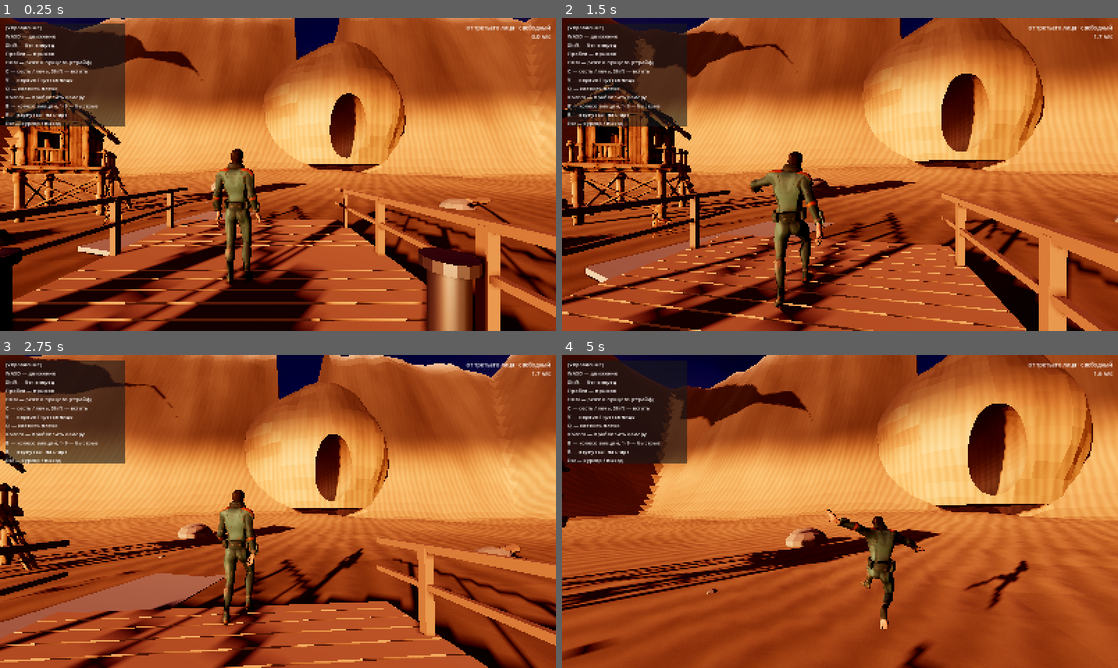
Above: before the commit, frames 1-4 (two rows, left to right).
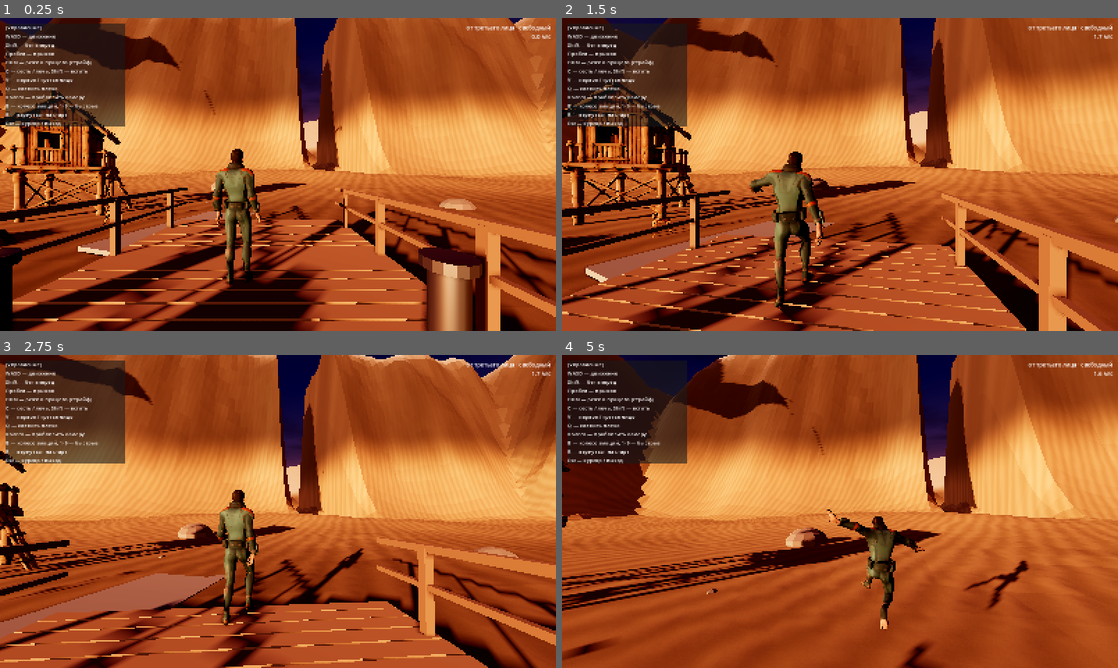
Above: after the commit, the same moments.

Repository: gazpromivanovic-boop/Sex
Game: Godot game, scene res://scenes/lobby.tscn
Two runs of this game, one before a commit and one after it. Both use one fixed random seed, a clock stepped at 60 frames per second and the inputs below.
Inputs (mouse positions are in pixels of both pictures, inside the frame that each line leads up to):
- Up to frame 1 (0.25 s): no input
- Up to frame 2 (1.5 s): move the mouse to (867, 174) at 0.52 s; hold W (move_forward) from 0.53 s (still down); tap B (emote_wheel) at 0.6 s; tap Space (jump) at 0.77 s; move the mouse to (812, 174) at 1.27 s; right-click (812, 174) at 1.35 s
- Up to frame 3 (2.75 s): keep holding W (move_forward); tap Space (jump) at 1.52 s; tap B (emote_wheel) at 1.55, 2.1 s; move the mouse to (289, 505) at 2.02 s
- Up to frame 4 (5 s): keep holding W (move_forward); move the mouse to (834, 517) at 2.77 s; tap C (pose_cycle) at 2.85 s; tap Space (jump) at 3.02, 3.77, 4.52 s; tap B (emote_wheel) at 3.05, 3.8, 4.55 s; move the mouse to (878, 514) at 3.52 s; hold Shift (sprint) 3.53-4.28 s; move the mouse to (795, 508) at 4.27 s; tap Q (swap_shoulder) at 4.35 s

The runs differ from the first frame. In frame 1, 11% of the frame differs, in the area x 0-100%, y 0-78%; in frame 2, 13%; in frame 3, 13%; in frame 4, 17%, in the area x 0-100%, y 0-72%.

Commit message:
Присланные модели в дело: камни, брёвна, трава, фонари
Арка убрана — остался проход между скалами, как и просили. Граница бухты теперь
извилистая: прямая давала правильный прямоугольник со скруглёнными углами, и
сверху это читалось ванной. Скалы изрезаны сильнее, горная гряда отодвинута и
уплотнена.

Мои самодельные коряги, фонарные столбы и трава из конусов уступили место
моделям. Расставляет их scatter.gd: место каждой копии находится лучом сверху
вниз, а не расчётом по формуле рельефа — формула живёт в сборочном скрипте
Blender, из игры до неё не дотянуться, и любая правка рельефа рассинхронизировала
бы расстановку.

Конвейер моделей теперь понимает obj и dae, а не только fbx, и — важное — отвязывает
объект от родителя перед запеканием трансформа. У FBX сверху обычно висит пустышка
со стократным масштабом; transform_apply применяет только свой, родительский
остаётся, и фонарь из-за этого вышел высотой в четыреста шестьдесят метров.

Камни 900-1500 треугольников, фонарь 2500, бревно 1400, трава 900 и 112.
ruined-rock-fence и log лежат в .rar, распаковщика в системе нет — пропущены.

Co-Authored-By: Claude Opus 5 <noreply@anthropic.com>

Diff:
--- a/scenes/lobby.tscn
+++ b/scenes/lobby.tscn
@@ -1,29 +1,27 @@
-[gd_scene load_steps=24 format=3]
+[gd_scene format=3 uid="uid://bvo11x7mes7iy"]
 
-[ext_resource type="Script" path="res://scripts/main.gd" id="1_main"]
+[ext_resource type="Script" uid="uid://lj7l1qjck36g" path="res://scripts/main.gd" id="1_main"]
 [ext_resource type="PackedScene" path="res://scenes/player.tscn" id="2_player"]
-[ext_resource type="Script" path="res://scripts/hud.gd" id="3_hud"]
-[ext_resource type="Script" path="res://scripts/emote_wheel.gd" id="4_wheel"]
-[ext_resource type="Environment" path="res://scenes/default_env.tres" id="5_env"]
-[ext_resource type="PackedScene" path="res://assets/models/lobby.glb" id="6_lobby"]
-[ext_resource type="PackedScene" path="res://assets/models/bathyscaphe.glb" id="7_sub"]
+[ext_resource type="Script" uid="uid://bfqju8wdymckf" path="res://scripts/hud.gd" id="3_hud"]
+[ext_resource type="Script" uid="uid://dvc6oo4i5bbhq" path="res://scripts/emote_wheel.gd" id="4_wheel"]
+[ext_resource type="Environment" uid="uid://chpiw32jtp8o0" path="res://scenes/default_env.tres" id="5_env"]
+[ext_resource type="PackedScene" uid="uid://c3m1dmld308di" path="res://assets/models/lobby.glb" id="6_lobby"]
+[ext_resource type="PackedScene" uid="uid://cdylusfe7yip5" path="res://assets/models/bathyscaphe.glb" id="7_sub"]
 [ext_resource type="Material" path="res://assets/water/EA_Water_Tropical.tres" id="8_water"]
-[ext_resource type="Shader" path="res://assets/shaders/sand.gdshader" id="9_sand"]
-[ext_resource type="Script" path="res://scripts/material_painter.gd" id="10_painter"]
-[ext_resource type="Script" path="res://scripts/water_splash.gd" id="11_splash"]
-[ext_resource type="PackedScene" path="res://assets/models/house.glb" id="12_house"]
-[ext_resource type="PackedScene" path="res://assets/models/chair.glb" id="13_chair"]
-[ext_resource type="Script" path="res://scripts/ambience.gd" id="14_amb"]
-[ext_resource type="AudioStream" path="res://assets/audio/surf_loop.wav" id="15_surf"]
-[ext_resource type="AudioStream" path="res://assets/audio/wind_loop.wav" id="16_wind"]
-[ext_resource type="AudioStream" path="res://assets/audio/gull_1.wav" id="17_g1"]
-[ext_resource type="AudioStream" path="res://assets/audio/gull_2.wav" id="18_g2"]
-[ext_resource type="AudioStream" path="res://assets/audio/gull_3.wav" id="19_g3"]
-
-[sub_resource type="BoxShape3D" id="ArchBlock"]
-size = Vector3(9, 14, 2)
+[ext_resource type="Shader" uid="uid://jph5rxy37440" path="res://assets/shaders/sand.gdshader" id="9_sand"]
+[ext_resource type="Script" uid="uid://db054rf8qego0" path="res://scripts/material_painter.gd" id="10_painter"]
+[ext_resource type="Script" uid="uid://i25biqm4kfd" path="res://scripts/water_splash.gd" id="11_splash"]
+[ext_resource type="PackedScene" uid="uid://c5iyvuf47vvkg" path="res://assets/models/house.glb" id="12_house"]
+[ext_resource type="PackedScene" uid="uid://b0e7rqad1bfaj" path="res://assets/models/chair.glb" id="13_chair"]
+[ext_resource type="Script" uid="uid://vs8dr2i2g6iq" path="res://scripts/ambience.gd" id="14_amb"]
+[ext_resource type="AudioStream" uid="uid://yk5yculywkgo" path="res://assets/audio/surf_loop.wav" id="15_surf"]
+[ext_resource type="AudioStream" uid="uid://dg2qs4yd5povt" path="res://assets/audio/wind_loop.wav" id="16_wind"]
+[ext_resource type="AudioStream" uid="uid://dqrrrn2oc4m0w" path="res://assets/audio/gull_1.wav" id="17_g1"]
+[ext_resource type="AudioStream" uid="uid://dt332s062hjrm" path="res://assets/audio/gull_2.wav" id="18_g2"]
+[ext_resource type="AudioStream" uid="uid://gkdiewmguo7k" path="res://assets/audio/gull_3.wav" id="19_g3"]
 
 [sub_resource type="ShaderMaterial" id="SandMat"]
+render_priority = 0
 shader = ExtResource("9_sand")
 shader_parameter/sand_dry = Color(0.78, 0.68, 0.5, 1)
 shader_parameter/sand_wet = Color(0.38, 0.3, 0.22, 1)
@@ -31,10 +29,23 @@
 shader_parameter/variation_scale = 0.09
 shader_parameter/water_level = -0.55
 shader_parameter/wet_fade = 0.9
+shader_parameter/rock_color = Color(0.35, 0.32, 0.3, 1)
+shader_parameter/snow_color = Color(0.92, 0.94, 0.97, 1)
+shader_parameter/rock_level = 12.0
+shader_parameter/rock_fade = 14.0
+shader_parameter/snow_level = 46.0
+shader_parameter/snow_fade = 22.0
+shader_parameter/snow_min_flatness = 0.34
 shader_parameter/ripple_strength = 0.35
 shader_parameter/ripple_scale = 3.4
 shader_parameter/grain_strength = 0.25
 shader_parameter/grain_scale = 42.0
+
+[sub_resource type="PlaneMesh" id="WaterMesh"]
+material = ExtResource("8_water")
+size = Vector2(220, 220)
+subdivide_width = 180
+subdivide_depth = 180
 
 [sub_resource type="PlaneMesh" id="WaterFarMesh"]
 material = ExtResource("8_water")
@@ -42,110 +53,104 @@
 subdivide_width = 40
 subdivide_depth = 40
 
-[sub_resource type="PlaneMesh" id="WaterMesh"]
-material = ExtResource("8_water")
-size = Vector2(220, 220)
-subdivide_width = 180
-subdivide_depth = 180
+[sub_resource type="BoxShape3D" id="ArchBlock"]
+size = Vector3(9, 14, 2)
 
-[node name="Lobby" type="Node3D"]
+[node name="Lobby" type="Node3D" unique_id=996390571]
 script = ExtResource("1_main")
 
-[node name="WorldEnvironment" type="WorldEnvironment" parent="."]
+[node name="WorldEnvironment" type="WorldEnvironment" parent="." unique_id=629559740]
 environment = ExtResource("5_env")
 
-[node name="Sun" type="DirectionalLight3D" parent="."]
-position = Vector3(6, 14, 6)
-rotation = Vector3(-0.183260, -0.610865, 0.000000)
+[node name="Sun" type="DirectionalLight3D" parent="." unique_id=1820121053]
+transform = Transform3D(0.8191522, 0.1045262, -0.5639716, 0, 0.98325485, 0.18223594, 0.5735762, -0.14927897, 0.80543536, 6, 14, 6)
 light_color = Color(1, 0.71, 0.45, 1)
 light_energy = 1.2
+light_volumetric_fog_energy = 2.2
 light_angular_distance = 1.2
-light_volumetric_fog_energy = 2.2
 shadow_enabled = true
-shadow_bias = 0.1
 shadow_normal_bias = 1.5
 shadow_blur = 1.3
 directional_shadow_max_distance = 140.0
 
-[node name="Level" type="Node3D" parent="."]
+[node name="Level" type="Node3D" parent="." unique_id=1821714850]
 
-[node name="Shore" parent="Level" instance=ExtResource("6_lobby")]
+[node name="Shore" parent="Level" unique_id=902951576 instance=ExtResource("6_lobby")]
 
-[node name="SandPainter" type="Node" parent="Level/Shore"]
+[node name="SandPainter" type="Node" parent="Level/Shore" unique_id=1237324440]
 script = ExtResource("10_painter")
 target = NodePath("..")
 material = SubResource("SandMat")
-mesh_names = Array[String](["Terrain", "Mountains", "Arch"])
+mesh_names = Array[String](["Terrain", "Mountains"])
 
-[node name="Water" type="MeshInstance3D" parent="Level"]
-position = Vector3(0, -0.55, 10)
+[node name="Water" type="MeshInstance3D" parent="Level" unique_id=596957695]
+transform = Transform3D(1, 0, 0, 0, 1, 0, 0, 0, 1, 0, -0.55, 10)
+cast_shadow = 0
 mesh = SubResource("WaterMesh")
+
+[node name="House" parent="Level" unique_id=383974932 instance=ExtResource("12_house")]
+transform = Transform3D(0.86602527, 0, 0.50000024, 0, 1, 0, -0.50000024, 0, 0.86602527, -9.5, 0, -11)
+
+[node name="ChairPierA" parent="Level" unique_id=2057998200 instance=ExtResource("13_chair")]
+transform = Transform3D(-0.34202, 0, -0.9396927, 0, 1, 0, 0.9396927, 0, -0.34202, 1.55, 0.55, 3.4)
+
+[node name="ChairPierB" parent="Level" unique_id=1265436301 instance=ExtResource("13_chair")]
+transform = Transform3D(0.17364857, 0, 0.98480767, 0, 1, 0, -0.98480767, 0, 0.17364857, -1.6, 0.55, 5.8)
+
+[node name="ChairShore" parent="Level" unique_id=1275318129 instance=ExtResource("13_chair")]
+transform = Transform3D(0.5735765, 0, 0.819152, 0, 1, 0, -0.819152, 0, 0.5735765, -5.8, 0, -8.4)
+
+[node name="WaterFar" type="MeshInstance3D" parent="Level" unique_id=1021967821]
+transform = Transform3D(1, 0, 0, 0, 1, 0, 0, 0, 1, 0, -0.62, 10)
 cast_shadow = 0
+mesh = SubResource("WaterFarMesh")
 
-[node name="House" parent="Level" instance=ExtResource("12_house")]
-position = Vector3(-9.5, 0, -11.0)
-rotation = Vector3(0, 0.523599, 0)
+[node name="Bathyscaphe" parent="Level" unique_id=703347742 instance=ExtResource("7_sub")]
+transform = Transform3D(0.93969256, 0, -0.34202027, 0, 1, 0, 0.34202027, 0, 0.93969256, 7.6, -3.6, 9.5)
 
-[node name="ChairPierA" parent="Level" instance=ExtResource("13_chair")]
-position = Vector3(1.55, 0.55, 3.4)
-rotation = Vector3(0, -1.919862, 0)
+[node name="PassBlocker" type="StaticBody3D" parent="Level" unique_id=1372549680]
+transform = Transform3D(1, 0, 0, 0, 1, 0, 0, 0, 1, 15, 6, -63)
 
-[node name="ChairPierB" parent="Level" instance=ExtResource("13_chair")]
-position = Vector3(-1.6, 0.55, 5.8)
-rotation = Vector3(0, 1.396263, 0)
-
-[node name="ChairShore" parent="Level" instance=ExtResource("13_chair")]
-position = Vector3(-5.8, 0.0, -8.4)
-rotation = Vector3(0, 0.959931, 0)
-
-[node name="WaterFar" type="MeshInstance3D" parent="Level"]
-position = Vector3(0, -0.62, 10)
-mesh = SubResource("WaterFarMesh")
-cast_shadow = 0
-
-[node name="Bathyscaphe" parent="Level" instance=ExtResource("7_sub")]
-position = Vector3(7.6, -3.6, 9.5)
-rotation = Vector3(0, -0.349066, 0)
-
-[node name="ArchBlocker" type="StaticBody3D" parent="Level"]
-position = Vector3(15, 6, -63)
-
-[node name="Shape" type="CollisionShape3D" parent="Level/ArchBlocker"]
+[node name="Shape" type="CollisionShape3D" parent="Level/PassBlocker" unique_id=255091351]
 shape = SubResource("ArchBlock")
 
-[node name="Ambience" type="Node3D" parent="."]
+[node name="Ambience" type="Node3D" parent="." unique_id=1203785062]
 script = ExtResource("14_amb")
 surf = ExtResource("15_surf")
 wind = ExtResource("16_wind")
 gulls = Array[AudioStream]([ExtResource("17_g1"), ExtResource("18_g2"), ExtResource("19_g3")])
 listener = NodePath("../Player")
 
-[node name="Player" parent="." instance=ExtResource("2_player")]
-position = Vector3(0, 0.9, -3)
+[node name="Player" parent="." unique_id=1776984483 instance=ExtResource("2_player")]
+transform = Transform3D(1, 0, 0, 0, 1, 0, 0, 0, 1, 0, 0.9, -3)
 
-[node name="WaterSplash" type="GPUParticles3D" parent="Player"]
+[node name="WaterSplash" type="GPUParticles3D" parent="Player" unique_id=987684448]
 script = ExtResource("11_splash")
 water_path = NodePath("../../Level/Water")
 
-[node name="HUD" type="CanvasLayer" parent="."]
+[node name="HUD" type="CanvasLayer" parent="." unique_id=1703613693]
 script = ExtResource("3_hud")
 
-[node name="Panel" type="PanelContainer" parent="HUD"]
+[node name="Panel" type="PanelContainer" parent="HUD" unique_id=554605616]
 offset_left = 16.0
 offset_top = 16.0
 offset_right = 360.0
 offset_bottom = 260.0
 
-[node name="Hints" type="Label" parent="HUD/Panel"]
+[node name="Hints" type="Label" parent="HUD/Panel" unique_id=617803565]
+layout_mode = 2
 text = "..."
 
-[node name="EmoteWheel" type="Control" parent="HUD" groups=["emote_wheel"]]
+[node name="EmoteWheel" type="Control" parent="HUD" unique_id=2124492753 groups=["emote_wheel"]]
+layout_mode = 3
+anchors_preset = 15
 anchor_right = 1.0
 anchor_bottom = 1.0
 mouse_filter = 2
 script = ExtResource("4_wheel")
 
-[node name="Status" type="Label" parent="HUD"]
+[node name="Status" type="Label" parent="HUD" unique_id=865481692]
+anchors_preset = 1
 anchor_left = 1.0
 anchor_right = 1.0
 offset_left = -300.0
@@ -154,4 +159,3 @@
 offset_bottom = 64.0
 grow_horizontal = 0
 horizontal_alignment = 2
-text = ""
--- /dev/null
+++ b/scripts/scatter.gd
@@ -0,0 +1,99 @@
+@tool
+class_name Scatter
+extends Node3D
+## Разбрасывает готовые сцены по поверхности: камни по пляжу, коряги, что угодно.
+##
+## Место каждой копии находится лучом сверху вниз, а не расчётом по формуле
+## рельефа. Формула живёт в сборочном скрипте Blender, до неё из игры не
+## дотянуться, и любая правка рельефа рассинхронизировала бы расстановку. Луч же
+## всегда попадает в то, что реально есть в сцене.
+##
+## Раскладка детерминированная: один и тот же seed даёт одну и ту же картину.
+## Случайная при каждом запуске сцена мешает — нельзя ни поправить, ни повторить.
+
+## Что разбрасываем. Берётся по кругу со случайным выбором.
+@export var scenes: Array[PackedScene] = []
+@export var count: int = 40
+@export var seed_value: int = 12345
+
+@export_group("Где")
+## Прямоугольник в плоскости XZ, в котором ищем места, метры.
+@export var area: Vector2 = Vector2(90.0, 70.0)
+@export var area_center: Vector3 = Vector3.ZERO
+## Сверху какой высоты пускать луч и на сколько вниз.
+@export var ray_from: float = 60.0
+@export var ray_length: float = 140.0
+## Не ставить ниже этой высоты — там вода.
+@export var min_height: float = -0.2
+## И не выше этой. Луч попадает и в настил пирса тоже, а камни на досках не нужны.
+@export var max_height: float = 1000.0
+## И не ставить круче этого наклона: на отвесной стене камень не лежит.
+@export var max_slope_deg: float = 38.0
+## Круг вокруг центра, внутри которого не ставим: там пирс и постройки.
+@export var keep_clear: float = 0.0
+
+@export_group("Вид")
+@export var scale_range: Vector2 = Vector2(0.7, 1.5)
+## Насколько утапливать в грунт: камень, лежащий ровно на поверхности, выглядит
+## приклеенным.
+@export var sink: float = 0.18
+@export var tilt_deg: float = 12.0
+
+@export var rebuild: bool = false:
+	set(value):
+		rebuild = false
+		if value:
+			build()
+
+var placed: int = 0
+
+
+func _ready() -> void:
+	if not Engine.is_editor_hint():
+		build()
+
+
+func build() -> void:
+	for child in get_children():
+		child.queue_free()
+	placed = 0
+	if scenes.is_empty():
+		push_warning("Scatter: не заданы сцены.")
+		return
+
+	var rng := RandomNumberGenerator.new()
+	rng.seed = seed_value
+	var space := get_world_3d().direct_space_state
+	if space == null:
+		return
+
+	var tries := 0
+	while placed < count and tries < count * 30:
+		tries += 1
+		var x := area_center.x + rng.randf_range(-area.x * 0.5, area.x * 0.5)
+		var z := area_center.z + rng.randf_range(-area.y * 0.5, area.y * 0.5)
+		if keep_clear > 0.0 and Vector2(x - area_center.x, z - area_center.z).length() < keep_clear:
+			continue
+
+		var from := Vector3(x, area_center.y + ray_from, z)
+		var query := PhysicsRayQueryParameters3D.create(from, from + Vector3.DOWN * ray_length)
+		var hit := space.intersect_ray(query)
+		if hit.is_empty():
+			continue
+		var point: Vector3 = hit["position"]
+		var normal: Vector3 = hit["normal"]
+		if point.y < min_height or point.y > max_height:
+			continue
+		if rad_to_deg(normal.angle_to(Vector3.UP)) > max_slope_deg:
+			continue
+
+		var inst := scenes[rng.randi() % scenes.size()].instantiate() as Node3D
+		add_child(inst)
+		inst.global_position = point - Vector3.UP * sink
+		var s := rng.randf_range(scale_range.x, scale_range.y)
+		inst.scale = Vector3(s, s, s)
+		inst.rotation = Vector3(
+			deg_to_rad(rng.randf_range(-tilt_deg, tilt_deg)),
+			rng.randf_range(0.0, TAU),
+			deg_to_rad(rng.randf_range(-tilt_deg, tilt_deg)))
+		placed += 1
Binary file changed: assets/models/chair.glb
Binary file added: assets/models/grass_dry.glb
Not shown, added: assets/models/grass_dry.glb.import
Binary file added: assets/models/grass_patch.glb
Not shown, added: assets/models/grass_patch.glb.import
Binary file changed: assets/models/house.glb
Not shown, added: assets/models/house.glb.import
Not shown, added: assets/models/house_flipy_085a4f0d-ae7f-4db1-9bbf-92eadbd835f7.jpg.import
Binary file added: assets/models/lamp.glb
Not shown, added: assets/models/lamp.glb.import
Binary file changed: assets/models/lobby.glb
Binary file added: assets/models/log.glb
(and 14 more such lines)
